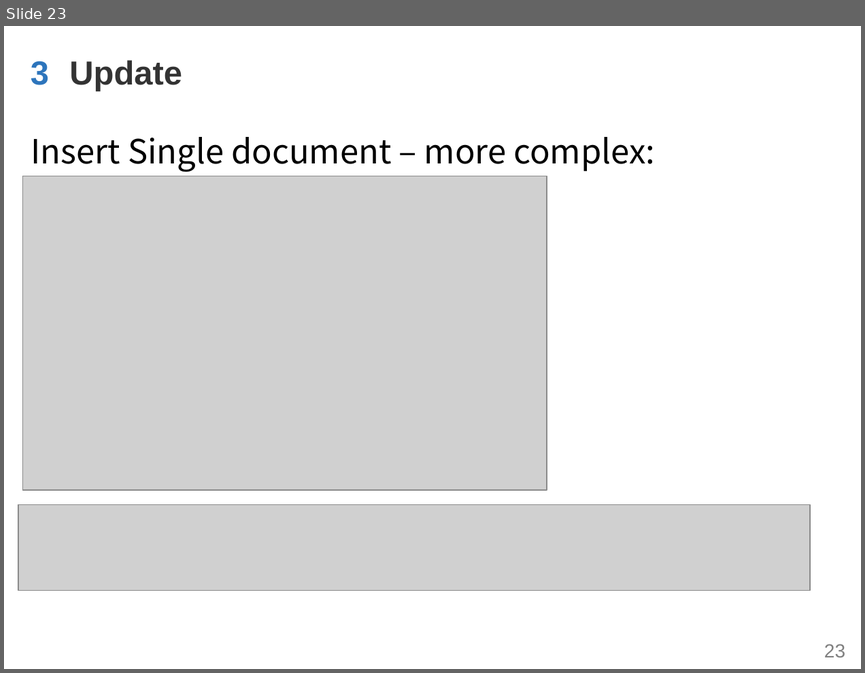
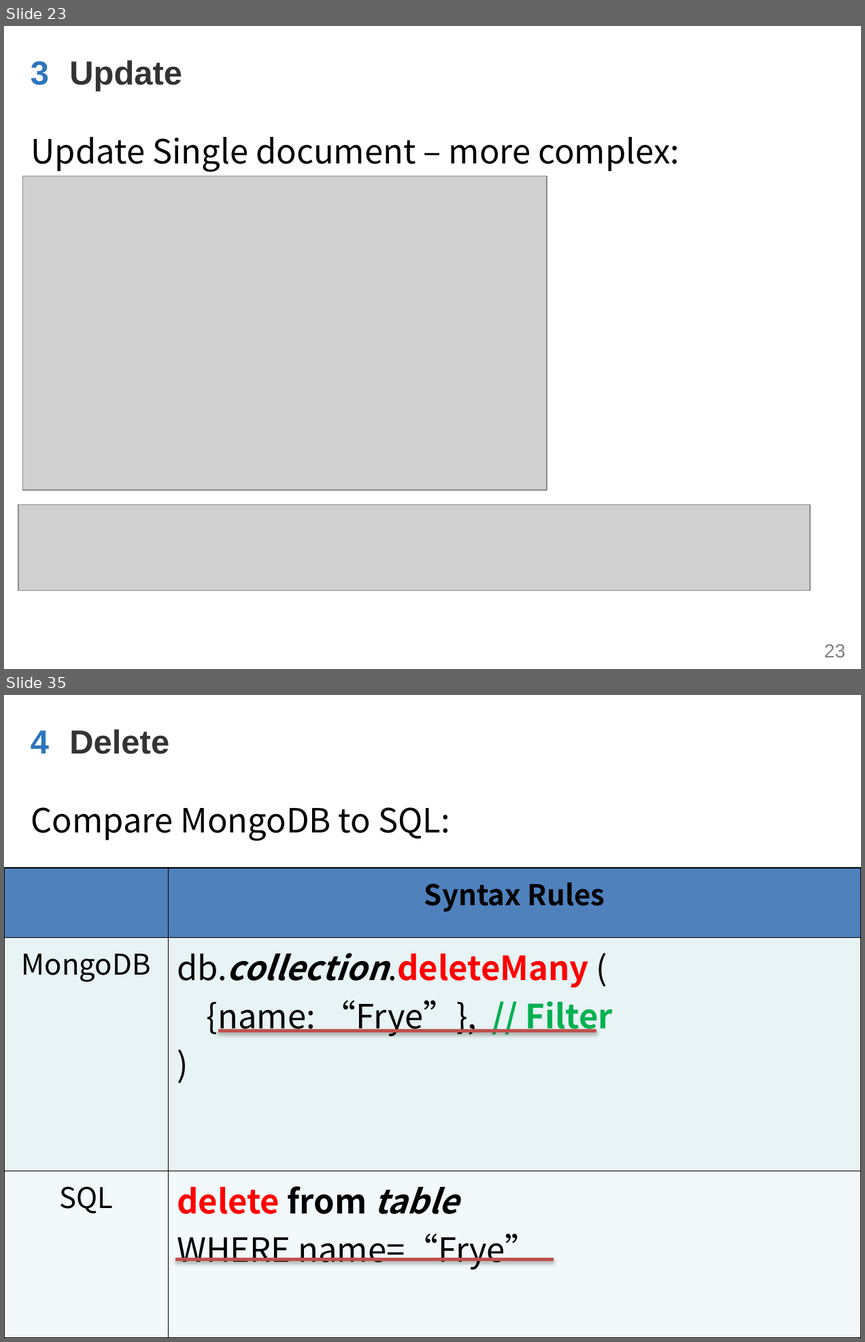
Before and after one commit to WenhaoXu/full-stack-web-course, a slide deck: db/mongodb/2017/materials/MongoDB_CH2_CRUD.pptx. Shown one above the other, each under a label of ours: slide 23 before the commit, slides 23 and 35 after it; the slides between them are not shown. The pictures are 865x673 and 865x1342 pixels, drawn with LibreOffice and Linux fonts; fonts in the diff are those of the drawing; grey boxes stand for pictures; background and template pictures are left out. Boxes give left, top, right and bottom in pixels: in the first picture for what was removed or moved away, otherwise in the second. Text is boxed around its words. In the diff, an @@ line names an element or a change of style, - is before the commit and + after.

```diff
--- a/db/mongodb/2017/materials/MongoDB_CH2_CRUD.pptx
+++ b/db/mongodb/2017/materials/MongoDB_CH2_CRUD.pptx
@@ slide 35 added at (4,695,861,1338), background #FFFFFF; not listed: 1 template element that a slide beside it also shows @@
@@ text added at (31,730,49,753), 28 pt, text #2D75BC, bold @@
+4
@@ text added at (69,729,169,754), 28 pt, text #333333, bold @@
+Delete
@@ text added at (31,807,450,841), 28 pt, text #000000 @@
+Compare MongoDB to SQL:
@@ table added at (4,868,861,1338), 3 rows, 2 columns @@
+ | Syntax Rules
+MongoDB | db.collection.deleteMany ( / {name: “Frye”}, // Filter / )
+SQL | delete from table / WHERE name=“Frye”
@@ line added from (218, 1031) to (597, 1031), #C0504D 3 pt @@
@@ line added from (175, 1259) to (554, 1259), #C0504D 3 pt @@
@@ slide 23 changed as well @@
@@ text at (31,137,679,172): text changed @@
-Insert Single document – more complex:
+Update Single document – more complex:
```
Also in this commit, not shown: 2 other slides changed, 12 other slides added, 1 other file.
